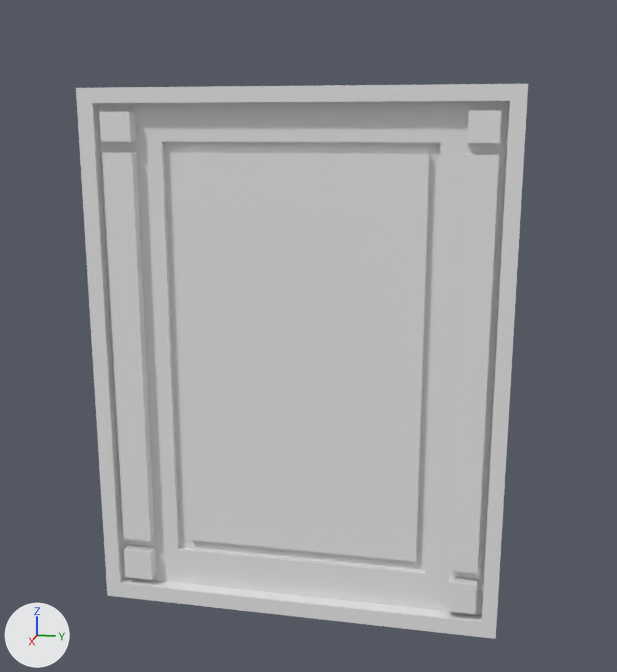
The Blender file LD59/Assets/Models/Big_Gold_Door.blend, before and after one commit.
Both versions are drawn from a 50 mm camera at (10.59, 2.34, 6.53) aimed at (-0.06, 0.21, 3.87). Every picture has the same lights, and +X, +Y and +Z are marked at lower left. The older version comes first.

The older version as bpy lines, for what is in view:
```python
me_cube_001 = bpy.data.meshes.new('Cube.001')
me_cube_001.from_pydata(...)  # 352 vertices, 350 faces; spans x -0.34..0.32, y -2.65..2.79, z -0.01..6.99
ob_large_gold_door = bpy.data.objects.new('Large_Gold_Door', me_cube_001)
ob_large_gold_door.location = (0.0, 0.0, 0.0)
```
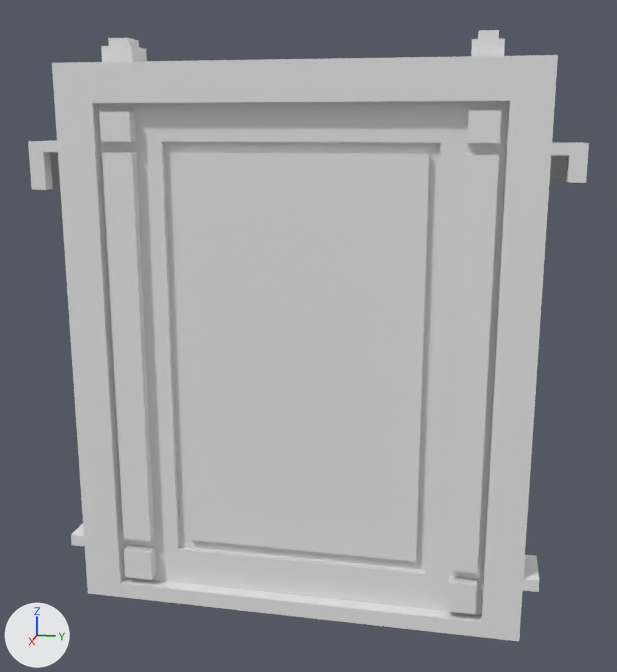
Commit message: The door has a frame

Changed parts and their boxes [x1, y1, x2, y2] in the pictures (617 x 672 px):
'Large_Gold_Door.001', added
    after: [28, 30, 589, 641]

The change, as a list of edits to the scene's bpy script:
```text
Add me_cube_002:
    me_cube_002.from_pydata(...)  # 646 vertices, 644 faces; spans x -0.34..0.32, y -3.35..3.49, z -0.01..7.59
Add ob_large_gold_door_001:
    ob_large_gold_door_001 = bpy.data.objects.new('Large_Gold_Door.001', me_cube_002)
    ob_large_gold_door_001.location = (0.0, 0.0, 0.0)
```
